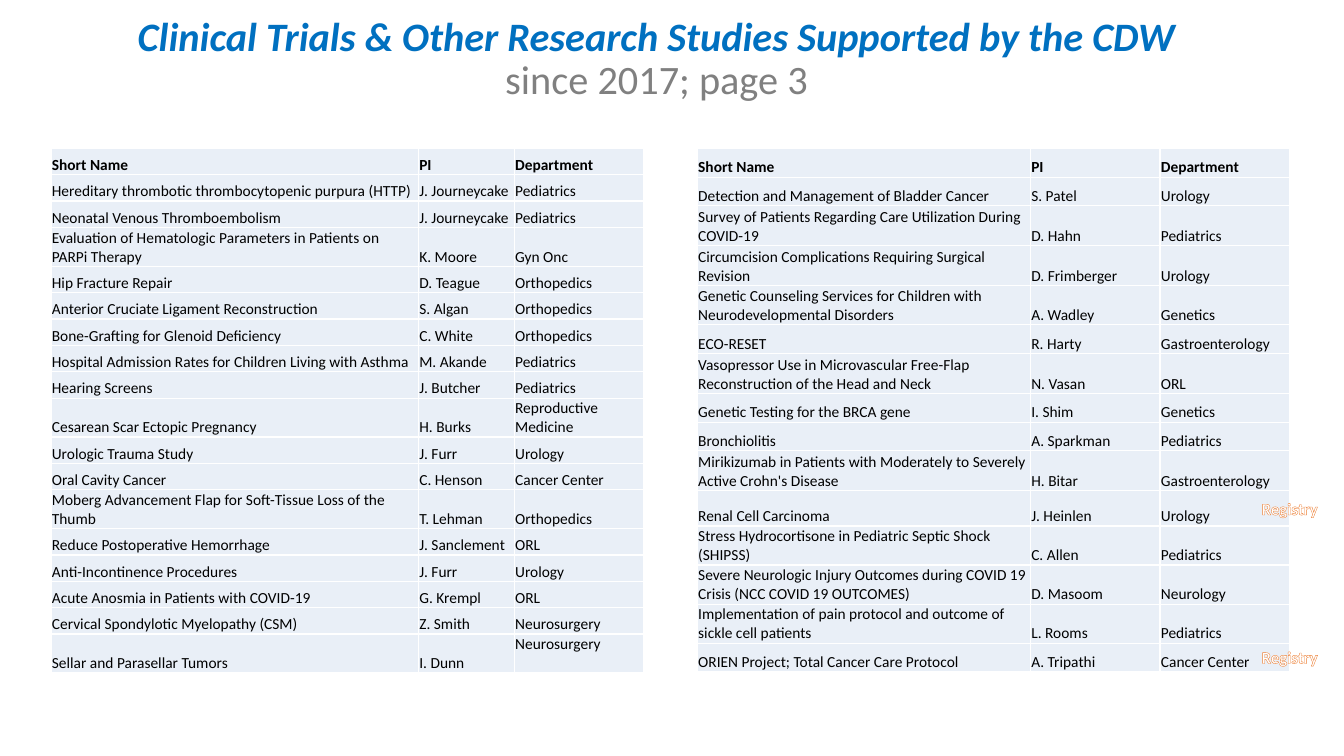
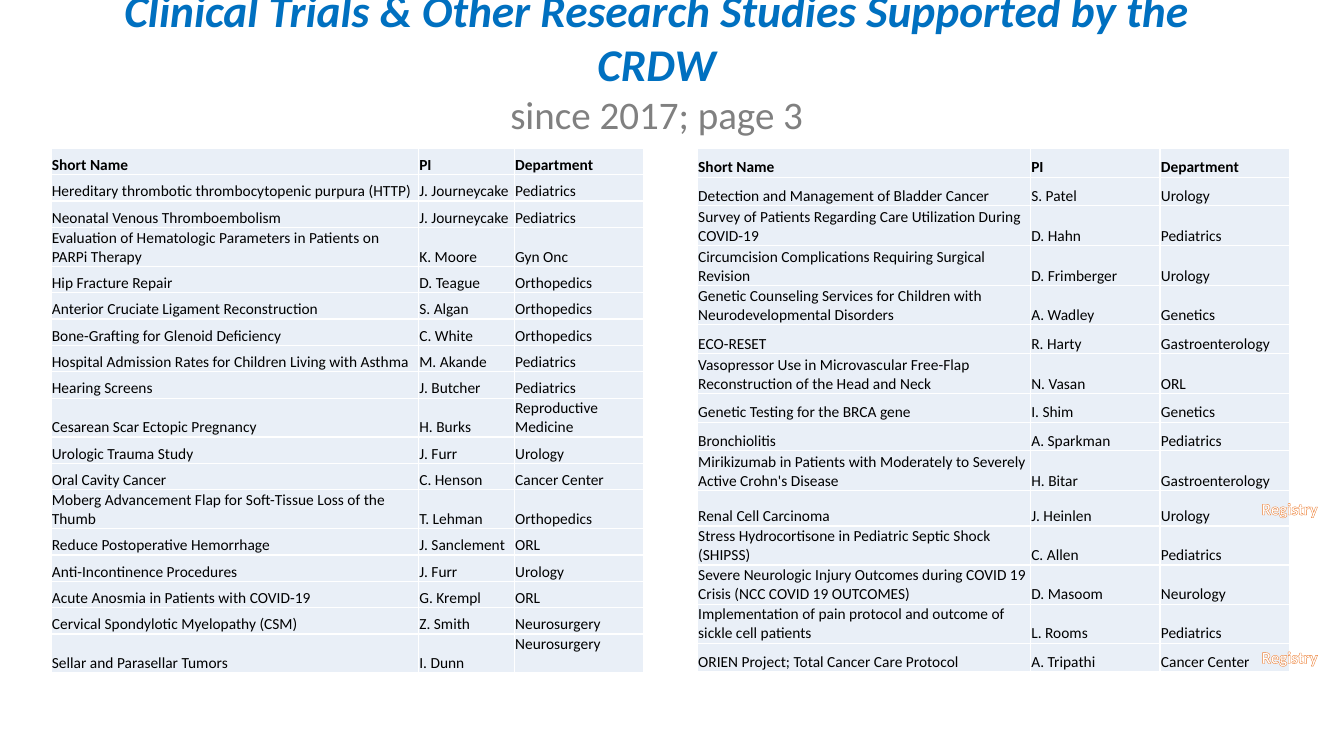
Before and after one commit to OuhscBbmc/prairie-outpost-public, a slide deck: slide 7 of publications/presentation-2020-12-ou-health/crdw-2020-12.pptx. Drawn at 1344x756 pixels with LibreOffice and Linux fonts; fonts in the diff are those of the drawing. Boxes give left, top, right and bottom in pixels: in the first picture for what was removed or moved away, otherwise in the second. Text is boxed around its words. In the diff, an @@ line names an element or a change of style, - is before the commit and + after.

```diff
--- a/publications/presentation-2020-12-ou-health/crdw-2020-12.pptx
+++ b/publications/presentation-2020-12-ou-health/crdw-2020-12.pptx
@@ title at (x1=124, y1=0, x2=1188, y2=136): text changed; size 28.8 to 32.4 pt @@
-Clinical Trials & Other Research Studies Supported by the CDW
-since 2017; page 3
+Clinical Trials & Other Research Studies Supported by the CRDW
+since 2017; page 3
```
Also in this commit, not shown: 10 other slides changed, 3 other files.
